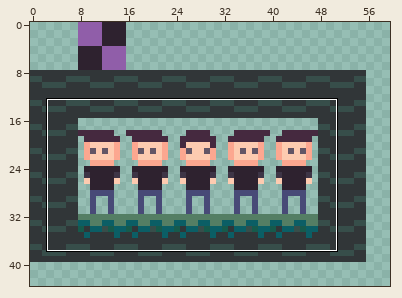
Two states of a pixel-art file, App/assets/tileset.aseprite. Above, an overview of the earlier version with the close-up marked.
Close-up. Before the commit:
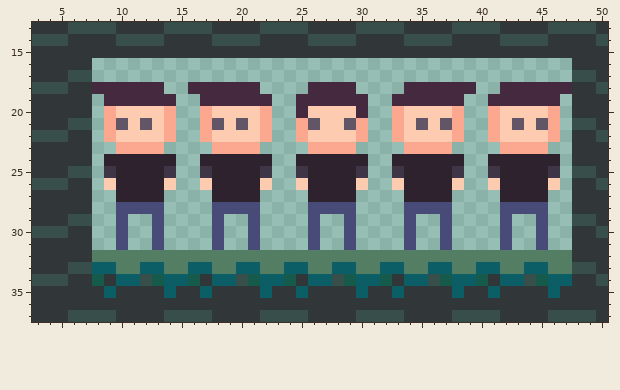
128x128 pixels, 1 frame. Shown: x 3..50, y 13..37. The wide view leaves out empty margins.
The result:
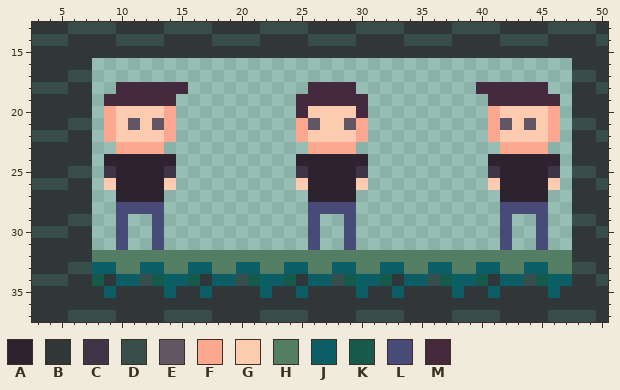
Palette (. is transparent): A #2e222f  B #313638  C #3e3546  D #374e4a  E #625565  F #fca790  G #fdcbb0  H #547e64  J #0b5e65  K #165a4c  L #484a77  M #45293f
Diff:
y 18: x 8..9 MM -> ..; x 14..21 ..MMMMMM -> MM......; x 34..41 MMMMMM.. -> ......MM; x 46..47 MM -> ..
y 19: x 17..22 MMMMMM -> ......; x 33..38 MMMMMM -> ......
y 20: x 17..22 FGGGGF -> ......; x 33..38 FGGGGF -> ......
y 21: x 10..13 EGEG -> GEGE; x 17..22 FEGEGF -> ......; x 33..38 FGEGEF -> ......; x 42..45 GEGE -> EGEG
y 22: x 17..22 FGGGGF -> ......; x 33..38 FGGGGF -> ......
y 23: x 18..21 FFFF -> ....; x 34..37 FFFF -> ....
y 24: x 17..22 AAAAAA -> ......; x 33..38 AAAAAA -> ......
y 25: x 17..22 CAAAAC -> ......; x 33..38 CAAAAC -> ......
y 26: x 17..22 GAAAAG -> ......; x 33..38 GAAAAG -> ......
y 27: x 18..21 AAAA -> ....; x 34..37 AAAA -> ....
y 28: x 18..21 LLLL -> ....; x 34..37 LLLL -> ....
y 29..31: x 18 L -> .; x 21 L -> .; x 34 L -> .; x 37 L -> .
Boxes around the changes in both close-ups, in picture pixels (x1, y1, x2, y2):
changed: (92, 82, 272, 250)
changed: (392, 82, 572, 250)
